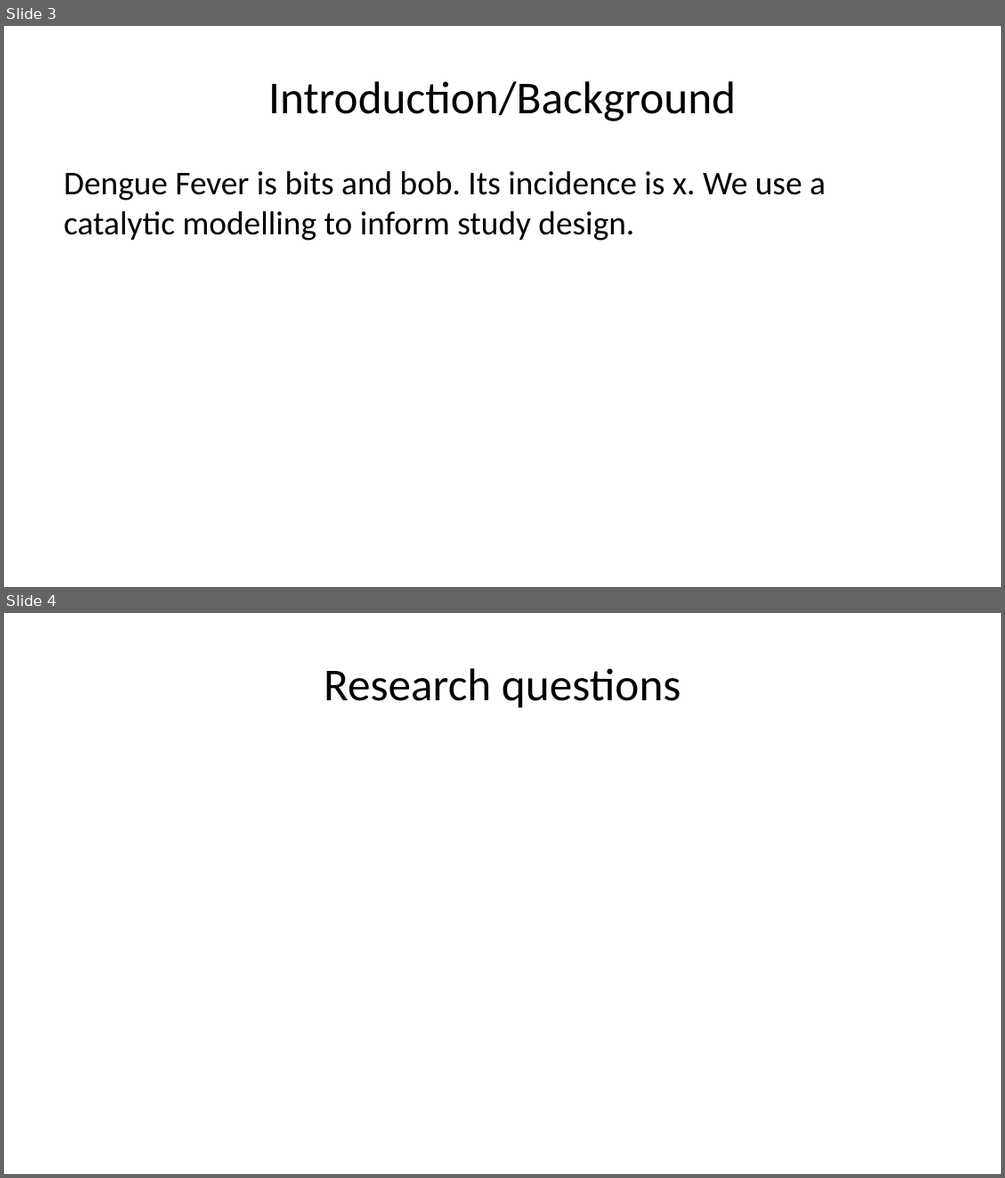
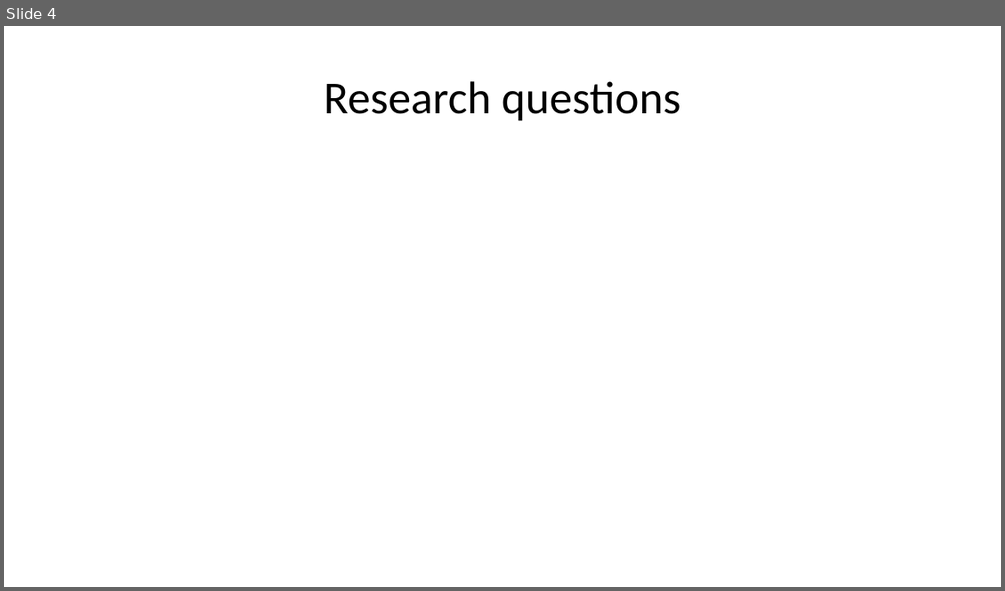
Before and after one commit to malkuzweny/DengueMMED, a slide deck: Dengue_report.pptx. Shown one above the other, each under a label of ours: slides 3 and 4 before the commit, slide 4 after it. The pictures are 1005x1178 and 1005x591 pixels, drawn with LibreOffice and Linux fonts; fonts in the diff are those of the drawing. Boxes give left, top, right and bottom in pixels: in the first picture for what was removed or moved away, otherwise in the second. Text is boxed around its words. In the diff, an @@ line names an element or a change of style, - is before the commit and + after.

```diff
--- a/Dengue_report.pptx
+++ b/Dengue_report.pptx
@@ slide 3 removed at (4,26,1001,587), background #FFFFFF @@
@@ title removed at (268,81,736,121) @@
-Introduction/Background
@@ text removed at (64,171,825,240) @@
-Dengue Fever is bits and bob. Its incidence is x. We use a catalytic modelling to inform study design.
```
Also in this commit, not shown: 8 slides changed, 4 slides added, 12 other files.
